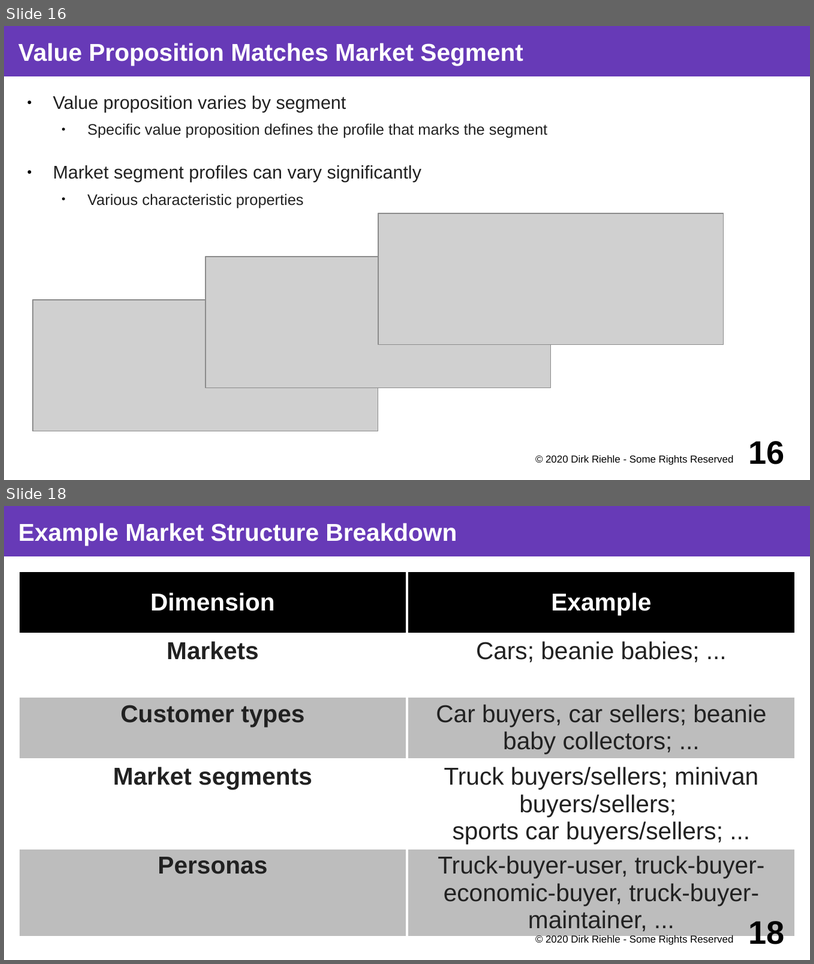
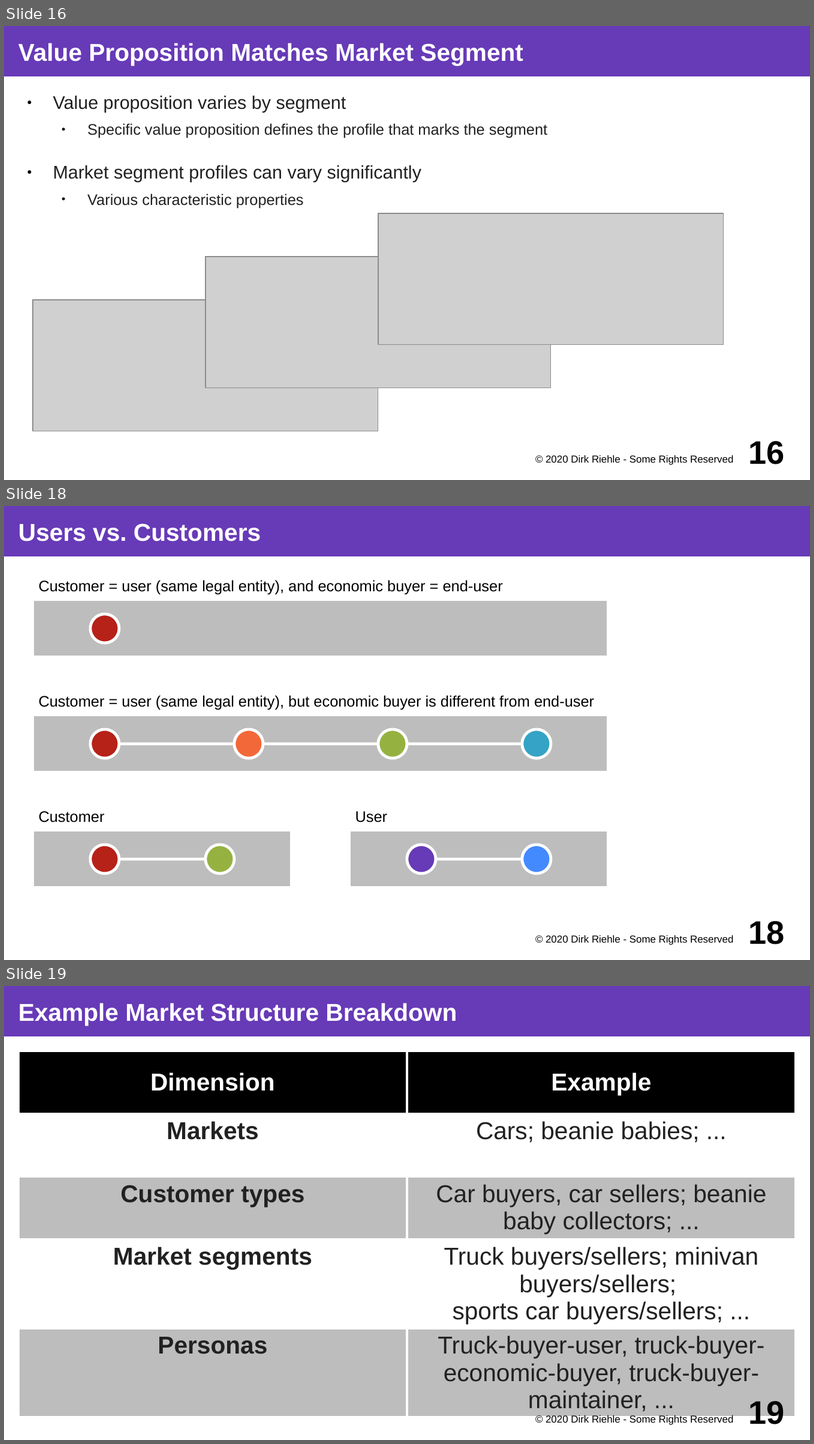
Before and after one commit to dirkriehle/coss-course, a slide deck: Lecture slides/COSS B04 - Business Models.odp. Shown one above the other, each under a label of ours: slides 16 and 18 before the commit, slides 16, 18 and 19 after it; the slides between them are not shown. The pictures are 814x964 and 814x1444 pixels, drawn with LibreOffice and Linux fonts; fonts in the diff are those of the drawing; grey boxes stand for pictures. Boxes give left, top, right and bottom in pixels: in the first picture for what was removed or moved away, otherwise in the second. Text is boxed around its words. In the diff, an @@ line names an element or a change of style, - is before the commit and + after.

Commit message:
Added slide on user vs. customer

```diff
--- a/Lecture slides/COSS B04 - Business Models.odp
+++ b/Lecture slides/COSS B04 - Business Models.odp
@@ slide 18 added at bbox=[4, 506, 810, 960], background #FFFFFF @@
@@ title added at bbox=[4, 506, 810, 556], fill #673AB7, 24 pt, text #FFFFFF, bold @@
+Users vs. Customers
@@ text added at bbox=[39, 580, 503, 594], 15 pt, text #000000 @@
+Customer = user (same legal entity), and economic buyer = end-user
@@ rectangle added at bbox=[33, 600, 608, 657], fill #BDBDBD, outline #FFFFFF 2.83 pt @@
@@ ellipse added at bbox=[90, 615, 119, 643], fill #B62118, outline #FFFFFF 2.83 pt @@
@@ group added at bbox=[33, 695, 608, 772]: 4 ellipses, 1 rectangle, 1 line, 1 text @@
+Customer = user (same legal entity), but economic buyer is different from end-user
@@ group added at bbox=[33, 811, 608, 888]: 4 ellipses, 2 rectangles, 2 lines, 2 texts @@
+Customer
+User
@@ text added at bbox=[546, 934, 734, 945], 10 pt, text #000000 @@
+© 2020 Dirk Riehle - Some Rights Reserved
@@ page number added at bbox=[749, 921, 785, 944], 32 pt, text #000000, bold @@
+18
@@ what was slide 18 is now slide 19 @@
@@ page number at bbox=[749, 1401, 785, 1429]: text changed @@
-18
+19
```
Also in this commit, not shown: 1 slide changed, 4 other files.
